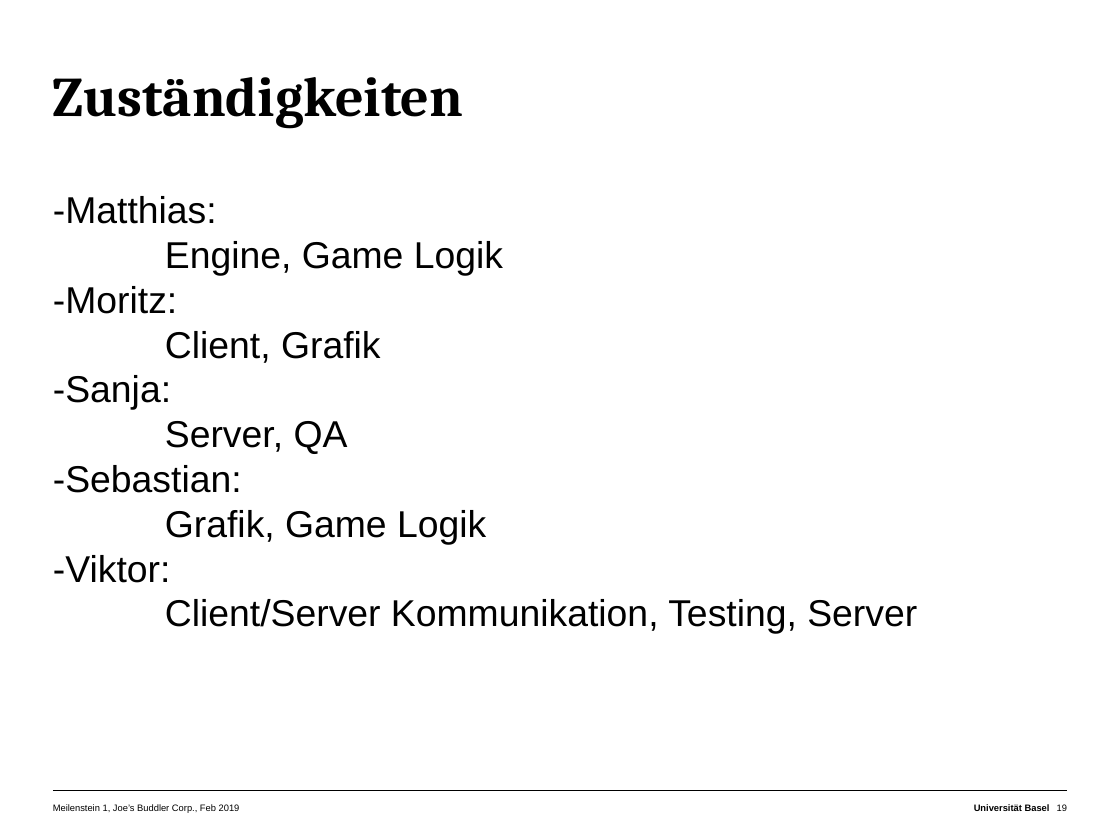
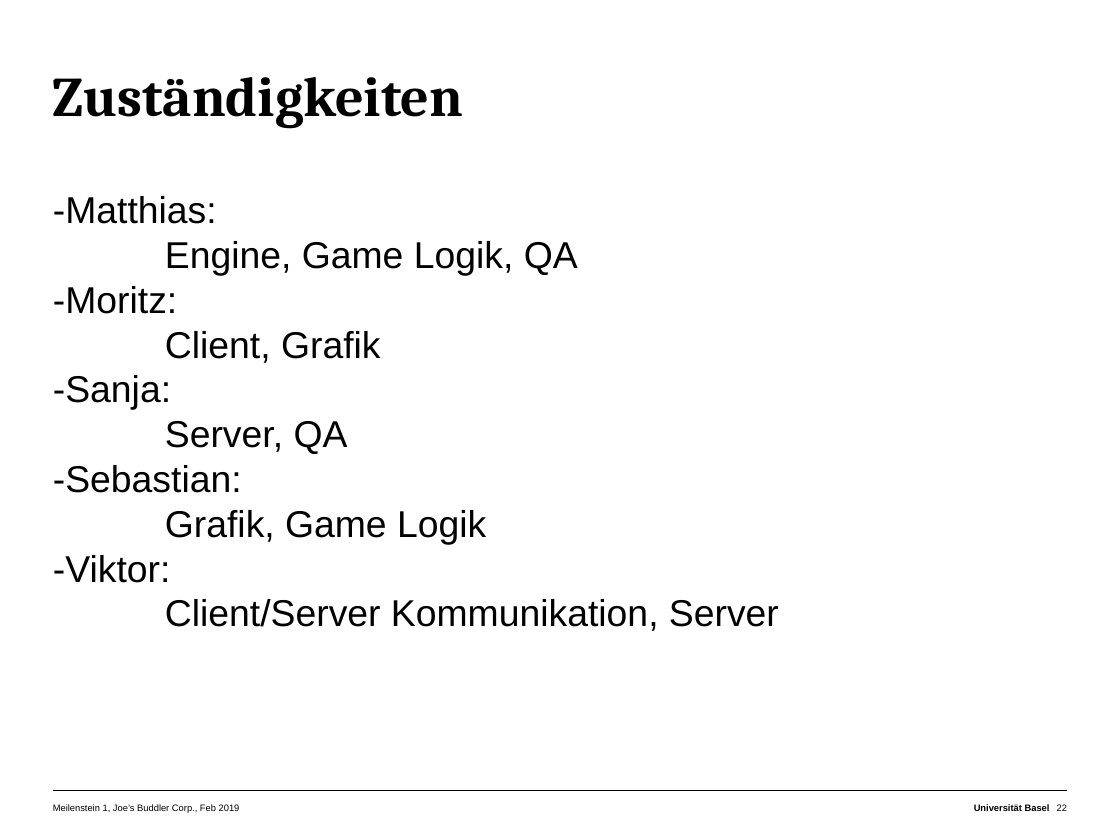
Before and after one commit to matnad/buddler-joe, a slide deck: slide 22 of Presentations/Milestone 1/Präsentation_Buddler_Joe.pptx (slide 19 before the commit). Drawn at 1120x840 pixels with LibreOffice and Linux fonts; fonts in the diff are those of the drawing. Boxes give left, top, right and bottom in pixels: in the first picture for what was removed or moved away, otherwise in the second. Text is boxed around its words. In the diff, an @@ line names an element or a change of style, - is before the commit and + after.

```diff
--- a/Presentations/Milestone 1/Präsentation_Buddler_Joe.pptx
+++ b/Presentations/Milestone 1/Präsentation_Buddler_Joe.pptx
@@ text at [165, 241, 578, 276]: text changed @@
-Engine, Game Logik
+Engine, Game Logik, QA
@@ text at [165, 599, 779, 631]: text changed @@
-Client/Server Kommunikation, Testing, Server
+Client/Server Kommunikation, Server
@@ page number at [1057, 804, 1067, 811]: text changed @@
-19
+22
```
Also in this commit, not shown: 1 other slide changed, 3 slides added, 1 other file.
